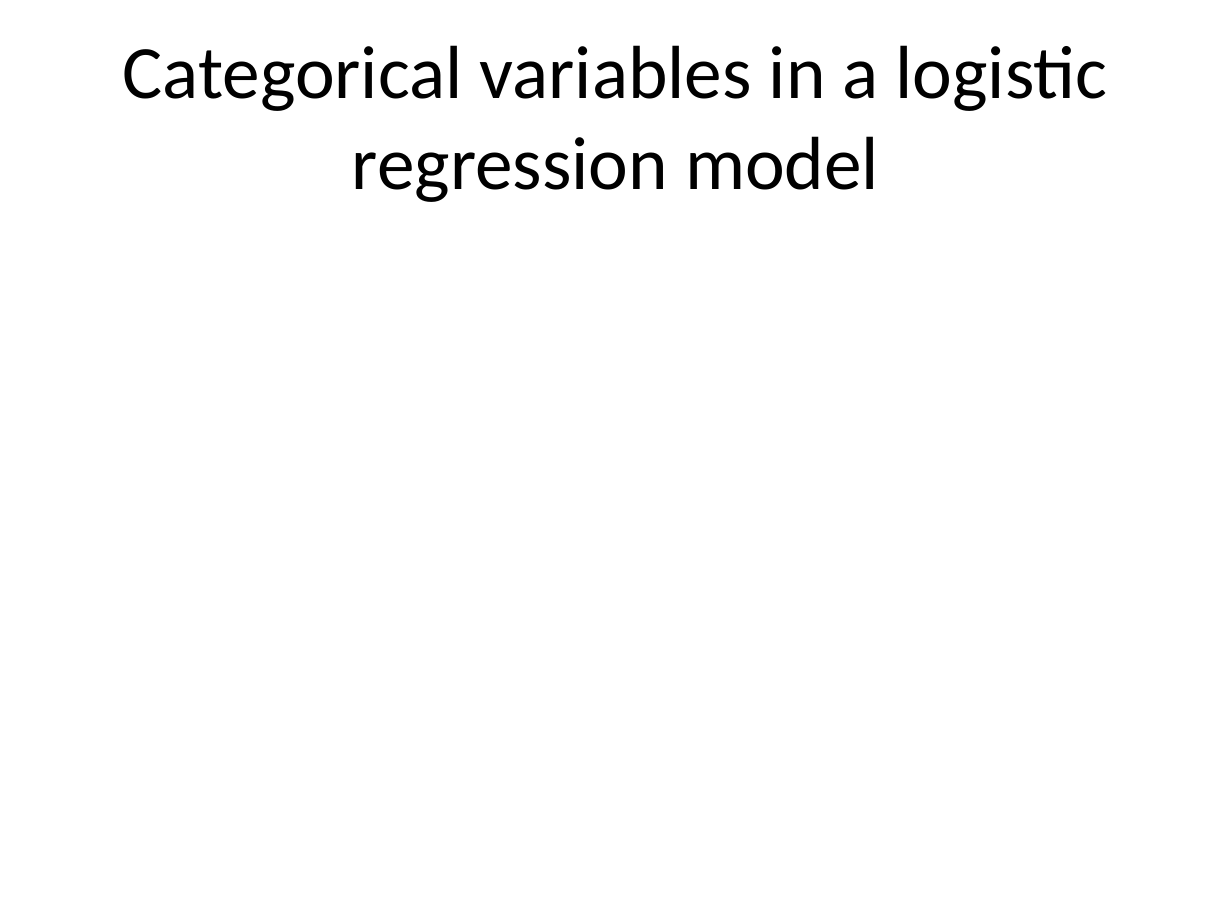
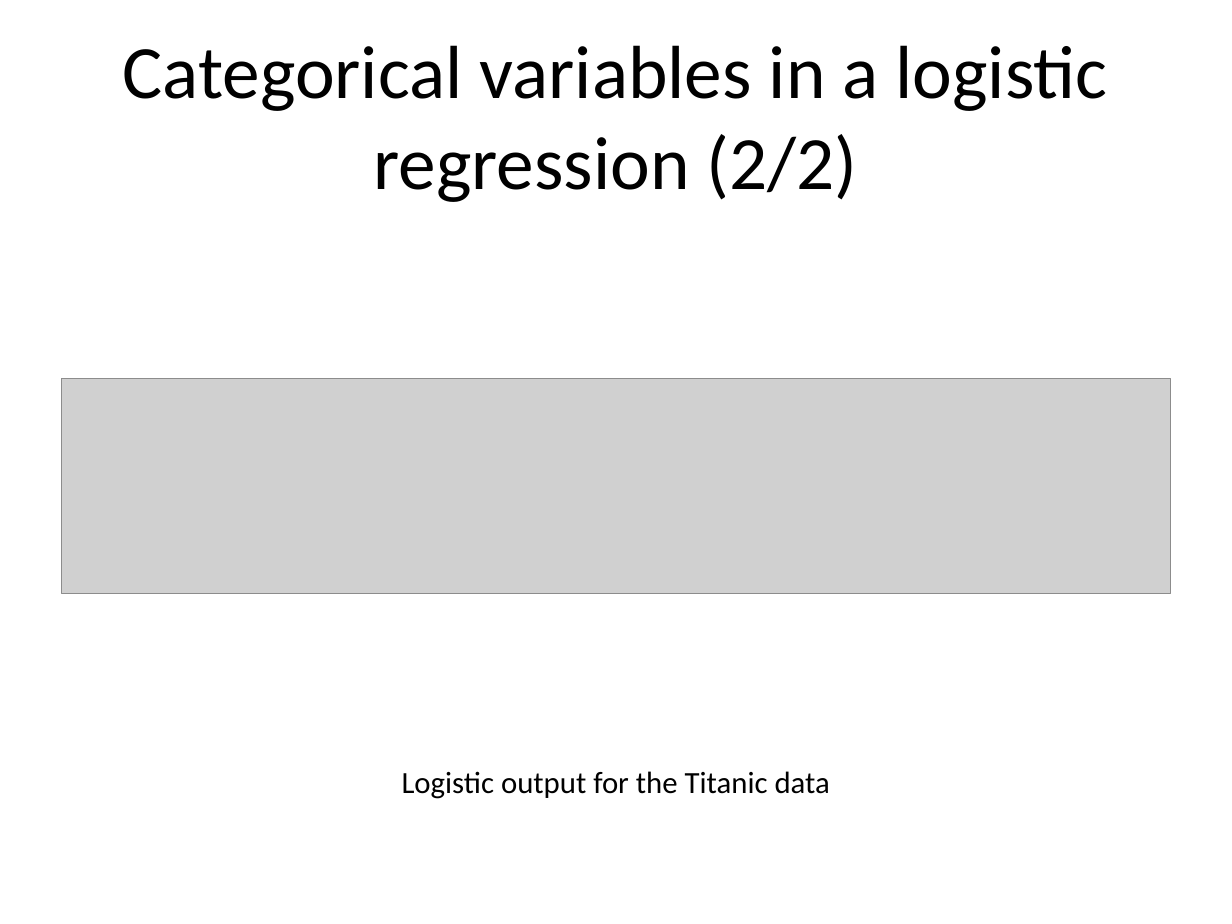
Before and after one commit to classes-medb/5510, a slide deck: slide 67 of src/video-13-statistical-models.pptx (slide 56 before the commit). Drawn at 1232x924 pixels with LibreOffice and Linux fonts; fonts in the diff are those of the drawing; grey boxes stand for pictures. Boxes give left, top, right and bottom in pixels: in the first picture for what was removed or moved away, otherwise in the second. Text is boxed around its words. In the diff, an @@ line names an element or a change of style, - is before the commit and + after.

```diff
--- a/src/video-13-statistical-models.pptx
+++ b/src/video-13-statistical-models.pptx
@@ title at [123,45,1108,202]: text changed @@
-Categorical variables in a logistic regression model
+Categorical variables in a logistic regression (2/2)
@@ picture added at [62,378,1170,594] @@
@@ text added at [402,771,830,799], 18 pt, text #000000 @@
+Logistic output for the Titanic data
```
Also in this commit, not shown: 23 other slides changed, 22 slides added, 11 slides removed, 4 other files.
